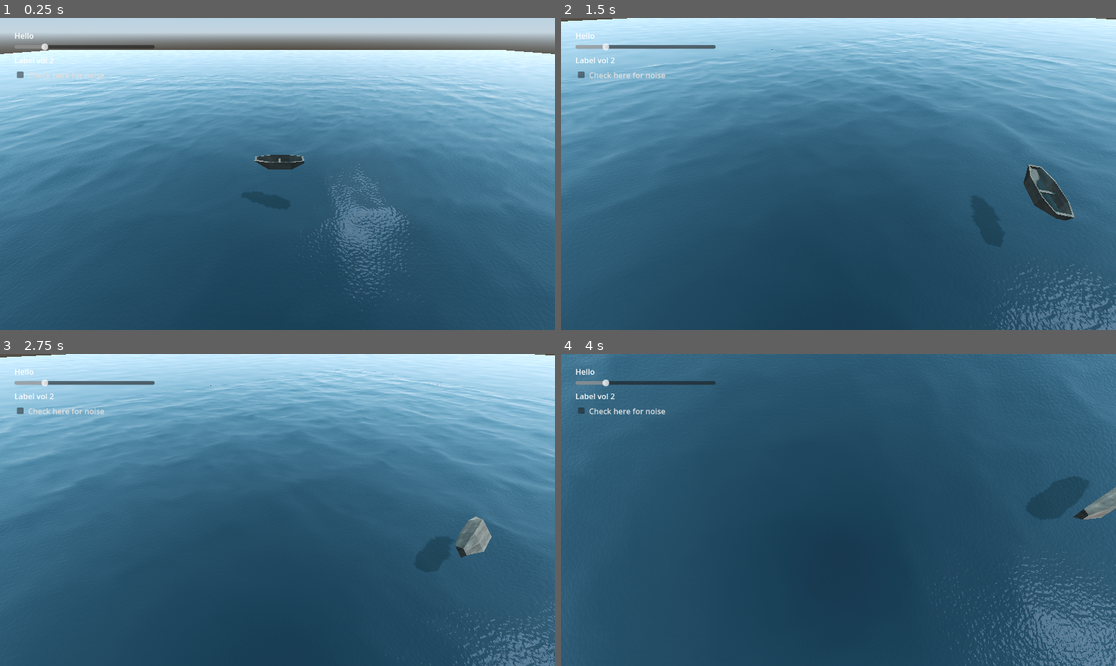
Above: before the commit, frames 1-4 (two rows, left to right).
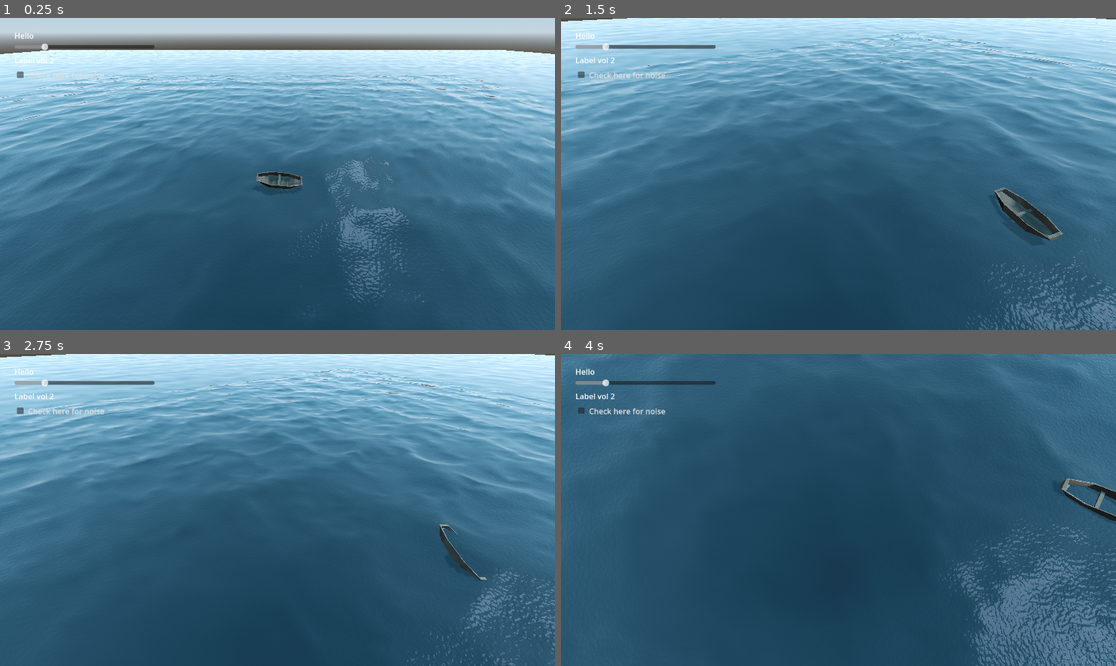
Above: after the commit, the same moments.

Repository: D0V4HKIIN/cs-341-computer-graphics-project
Game: Godot game, scene res://Main.tscn
The game is run twice, just before and just after one commit, with the same random seed, the same clock (stepped at 60 frames per second) and the same inputs.
Inputs (mouse positions are in pixels of both pictures, inside the frame that each line leads up to):
- Up to frame 1 (0.25 s): no input
- Up to frame 2 (1.5 s): move the mouse to (960, 158) at 0.52 s; press the mouse at (960, 158) at 0.53 s; hold Right (boat_right) 0.53-1.28 s; move the mouse to (727, 189) at 1.27 s; release the mouse at (727, 189) at 1.28 s; hold Down (boat_back) from 1.28 s (still down); click (727, 189) at 1.35 s
- Up to frame 3 (2.75 s): move the mouse to (333, 441) at 2.02 s; release Down (boat_back) at 2.03 s; press the mouse at (333, 441) at 2.03 s; hold Right (boat_right) from 2.03 s (still down)
- Up to frame 4 (4 s): move the mouse to (810, 572) at 2.77 s; release Right (boat_right) at 2.78 s; release the mouse at (810, 572) at 2.78 s; hold Up (boat_forward) 2.78-3.53 s; click (810, 572) at 2.85 s; move the mouse to (1005, 556) at 3.52 s; press the mouse at (1005, 556) at 3.53 s; hold Left (boat_left) from 3.53 s (still down)

The runs differ from the first frame. In frame 1, 2.1% of the frame differs, in the area x 0-100%, y 10-97%; in frame 2, 5.9%; in frame 3, 8.8%, in the area x 0-100%, y 0-100%; in frame 4, 5.1%.

Commit message:
physics are realistic for the noise water

Diff:
--- a/seas-341_captain_hooks_black_pearl/Boat.gd
+++ b/seas-341_captain_hooks_black_pearl/Boat.gd
@@ -1,7 +1,7 @@
 extends RigidBody3D
 
-@export var float_force := 0.35
-@export var water_drag := 0.1
+@export var float_force := 35
+@export var water_drag := 0.3
 @export var water_angular_drag := 0.05
 
 @export var SPEED = 0.1
@@ -10,11 +10,17 @@
 @onready var gravity: float = ProjectSettings.get_setting("physics/3d/default_gravity")
 
 @onready var floaters = $floaters.get_children()
+
+@export var water_noise : NoiseTexture2D;
+var noise : Image
 var height_scale = 2;
 
 # Called when the node enters the scene tree for the first time.
 func _ready():
-	pass # Replace with function body.
+	await water_noise.changed
+	noise = water_noise.get_image();
+	print(water_noise);
+
 
 var time = 0.0
 # Called every frame. 'delta' is the elapsed time since the previous frame.
@@ -28,15 +34,32 @@
 	var scale_param = tree.get_first_node_in_group("Water").get_active_material(0).get("shader_parameter/height_scale");
 
 	if scale_param != null:
-		height_scale = scale_param
+		height_scale = scale_param;
+
+func wave(position):
+	position += Vector2.ONE * (noise.get_pixel(position.x / 10.0, position.y / 10.0).r * 2.0 - 1.0);
+	var wv = Vector2.ONE - Vector2(abs(sin(position.x)), abs(sin(position.y)));
+	return pow(1.0 - pow(wv.x * wv.y, 0.65), 4.0);
+
+
+func noise_height(position, time):
+	var d = wave((position + Vector2.ONE * time) * 0.4) * 0.3;
+	d += wave((position - Vector2.ONE * time) * 0.3) * 0.3;
+	d += wave((position + Vector2.ONE * time) * 0.5) * 0.2;
+	d += wave((position - Vector2.ONE * time) * 0.6) * 0.2;
+	return d * height_scale;
+
 
 func get_water_height(pos):
-	return (cos(pos.x / 4) + cos(pos.y / 4)) * height_scale;
+	return noise_height(pos, time);
 
 var boat_position_in_water = Vector2(0.0, 0.0);
 
 func _physics_process(delta):
-		# Get the input direction and handle the movement/deceleration.
+	if(noise == null):
+		print(noise)
+		return
+	# Get the input direction and handle the movement/deceleration.
 	var input_dir = Input.get_vector("boat_forward", "boat_back", "boat_left", "boat_right").normalized()
 
 	# rotate and set speed accordingly
@@ -50,6 +73,6 @@
 
 	# buoyancy approximation
 	for floater in floaters:
-		var depth = get_water_height(floater.global_position + Vector3(boat_position_in_water.x, 0, boat_position_in_water.y)) - floater.global_position.y
+		var depth = get_water_height(Vector2(floater.global_position.x, floater.global_position.z) + boat_position_in_water) - floater.global_position.y
 		if depth > 0:
-			apply_force(Vector3.UP * float_force * gravity * depth * (1 - water_drag), floater.global_position - global_position)
+			apply_force(Vector3.UP * float_force * gravity * sqrt(depth) * (1 - water_drag), floater.global_position - global_position)
--- a/seas-341_captain_hooks_black_pearl/Boat.tscn
+++ b/seas-341_captain_hooks_black_pearl/Boat.tscn
@@ -1,13 +1,16 @@
-[gd_scene load_steps=4 format=3 uid="uid://dauvp4g2i071q"]
+[gd_scene load_steps=5 format=3 uid="uid://dauvp4g2i071q"]
 
 [ext_resource type="Script" path="res://Boat.gd" id="1_gtp0f"]
+[ext_resource type="Texture2D" uid="uid://dxnyny0nas3wa" path="res://water_noise.tres" id="2_1r42p"]
 [ext_resource type="ArrayMesh" uid="uid://bomnupby41ikr" path="res://boat.obj" id="2_bscb6"]
 
 [sub_resource type="BoxShape3D" id="BoxShape3D_ahewb"]
 size = Vector3(3, 1, 1.5)
 
 [node name="boat" type="RigidBody3D"]
+mass = 100.0
 script = ExtResource("1_gtp0f")
+water_noise = ExtResource("2_1r42p")
 
 [node name="CollisionShape3D" type="CollisionShape3D" parent="."]
 shape = SubResource("BoxShape3D_ahewb")
@@ -15,28 +18,28 @@
 [node name="floaters" type="Node3D" parent="."]
 
 [node name="floater" type="Marker3D" parent="floaters"]
-transform = Transform3D(1, 0, 0, 0, 1, 0, 0, 0, 1, 1.6, -0.5, 0.85)
+transform = Transform3D(1, 0, 0, 0, 1, 0, 0, 0, 1, 1.6, -0.5, 2)
 
 [node name="floater2" type="Marker3D" parent="floaters"]
-transform = Transform3D(1, 0, 0, 0, 1, 0, 0, 0, 1, 1.6, -0.5, -0.85)
+transform = Transform3D(1, 0, 0, 0, 1, 0, 0, 0, 1, 1.6, -0.5, -2)
 
 [node name="floater3" type="Marker3D" parent="floaters"]
-transform = Transform3D(1, 0, 0, 0, 1, 0, 0, 0, 1, -1.6, -0.5, -0.85)
+transform = Transform3D(1, 0, 0, 0, 1, 0, 0, 0, 1, -1.6, -0.5, -2)
 
 [node name="floater4" type="Marker3D" parent="floaters"]
-transform = Transform3D(1, 0, 0, 0, 1, 0, 0, 0, 1, -1.6, -0.5, 0.85)
+transform = Transform3D(1, 0, 0, 0, 1, 0, 0, 0, 1, -1.6, -0.5, 2)
 
 [node name="floater5" type="Marker3D" parent="floaters"]
-transform = Transform3D(1, 0, 0, 0, 1, 0, 0, 0, 1, 0, -0.5, 0.85)
+transform = Transform3D(1, 0, 0, 0, 1, 0, 0, 0, 1, 0, -0.5, 2)
 
 [node name="floater6" type="Marker3D" parent="floaters"]
-transform = Transform3D(1, 0, 0, 0, 1, 0, 0, 0, 1, 0, -0.5, -0.85)
+transform = Transform3D(1, 0, 0, 0, 1, 0, 0, 0, 1, 0, -0.5, -2)
 
 [node name="floater7" type="Marker3D" parent="floaters"]
-transform = Transform3D(1, 0, 0, 0, 1, 0, 0, 0, 1, 3, 0, 0)
+transform = Transform3D(1, 0, 0, 0, 1, 0, 0, 0, 1, 3, -0.5, 0)
 
 [node name="floater8" type="Marker3D" parent="floaters"]
-transform = Transform3D(1, 0, 0, 0, 1, 0, 0, 0, 1, -3, 0, 0)
+transform = Transform3D(1, 0, 0, 0, 1, 0, 0, 0, 1, -3, -0.5, -1)
 
 [node name="Camera3D" type="Camera3D" parent="."]
 transform = Transform3D(-4.37114e-08, -0.173648, 0.984808, 0, 0.984808, 0.173648, -1, 7.5904e-09, -4.30473e-08, 3.82971, 1.65738, 0)
--- a/seas-341_captain_hooks_black_pearl/Main.tscn
+++ b/seas-341_captain_hooks_black_pearl/Main.tscn
@@ -33,7 +33,7 @@
 script = ExtResource("1_far80")
 
 [node name="Boat" parent="." instance=ExtResource("3_jaqp4")]
-transform = Transform3D(1, 0, 0, 0, 1, 0, 0, 0, 1, 0.230931, 4.33139, 0.0293784)
+transform = Transform3D(1, 0, 0, 0, 1, 0, 0, 0, 1, 0.230931, 1.33139, 0.0293784)
 
 [node name="Ocean" parent="." instance=ExtResource("4_f5de0")]
 transform = Transform3D(6, 0, 0, 0, 1, 0, 0, 0, 6, 0, 0, 0)
--- a/seas-341_captain_hooks_black_pearl/Ocean.tscn
+++ b/seas-341_captain_hooks_black_pearl/Ocean.tscn
@@ -1,11 +1,6 @@
-[gd_scene load_steps=3 format=3 uid="uid://dsy0g7e3hkkfg"]
+[gd_scene load_steps=2 format=3 uid="uid://dsy0g7e3hkkfg"]
 
 [ext_resource type="Script" path="res://Ocean.gd" id="1_m64pf"]
 
-[sub_resource type="WorldBoundaryShape3D" id="WorldBoundaryShape3D_rg7rt"]
-
-[node name="Ocean" type="StaticBody3D"]
+[node name="Ocean" type="Node3D"]
 script = ExtResource("1_m64pf")
-
-[node name="CollisionShape3D" type="CollisionShape3D" parent="."]
-shape = SubResource("WorldBoundaryShape3D_rg7rt")
--- a/seas-341_captain_hooks_black_pearl/settings2.gd
+++ b/seas-341_captain_hooks_black_pearl/settings2.gd
@@ -2,7 +2,7 @@
 
 # Called when the node enters the scene tree for the first time.
 func _ready():
-	pass # Replace with function body.
+	pass # Replace wo0pith function body.
 
 
 # Called every frame. 'delta' is the elapsed time since the previous frame.
@@ -11,7 +11,7 @@
 
 func _on_h_slider_value_changed(value):
 	for water in get_tree().get_nodes_in_group("Water"):
-		water.get_active_material(0).set("shader_param/height_scale", value);
+		water.get_active_material(0).set("shader_parameter/height_scale", value);
 
 
 func _on_check_box_toggled(button_pressed):
--- /dev/null
+++ b/seas-341_captain_hooks_black_pearl/water_noise.tres
@@ -0,0 +1,8 @@
+[gd_resource type="NoiseTexture2D" load_steps=2 format=3 uid="uid://dxnyny0nas3wa"]
+
+[sub_resource type="FastNoiseLite" id="FastNoiseLite_o2bg8"]
+frequency = 0.003
+
+[resource]
+seamless = true
+noise = SubResource("FastNoiseLite_o2bg8")
--- a/seas-341_captain_hooks_black_pearl/water_noise_based.gdshader
+++ b/seas-341_captain_hooks_black_pearl/water_noise_based.gdshader
@@ -15,9 +15,9 @@
 varying vec2 vertex_pos;
 
 float wave(vec2 position){
-	  position += texture(noise, position / 10.0).x * 2.0 - 1.0;
-	  vec2 wv = 1.0 - abs(sin(position));
-	  return pow(1.0 - pow(wv.x * wv.y, 0.65), 4.0);
+	position += texture(noise, position / 10.0).x * 2.0 - 1.0;
+	vec2 wv = 1.0 - abs(sin(position));
+	return pow(1.0 - pow(wv.x * wv.y, 0.65), 4.0);
 }
 
 float height(vec2 position, float time) {
@@ -25,7 +25,7 @@
 	d += wave((position - time) * 0.3) * 0.3;
 	d += wave((position + time) * 0.5) * 0.2;
 	d += wave((position - time) * 0.6) * 0.2;
-	return d;
+	return d * height_scale;
 }
 
 void vertex() {
@@ -37,7 +37,7 @@
 	vertex_distance_clamped = vertex_distance / 85.0;
 
 	float h = height(tex_position, cpu_time);
-	VERTEX.y += h * height_scale * (1.0 - vertex_distance_clamped);
+	VERTEX.y += h * (1.0 - vertex_distance_clamped);
 
 	NORMAL = normalize(vec3(h - height(tex_position + vec2(0.1, 0.0), cpu_time), 0.1, h - height(tex_position + vec2(0.0, 0.1), cpu_time)));
 }
--- a/seas-341_captain_hooks_black_pearl/water_noise_based_material.tres
+++ b/seas-341_captain_hooks_black_pearl/water_noise_based_material.tres
@@ -1,13 +1,7 @@
-[gd_resource type="ShaderMaterial" load_steps=6 format=3 uid="uid://b1gtctiurxrj8"]
+[gd_resource type="ShaderMaterial" load_steps=5 format=3 uid="uid://b1gtctiurxrj8"]
 
 [ext_resource type="Shader" path="res://water_noise_based.gdshader" id="1_whmqm"]
-
-[sub_resource type="FastNoiseLite" id="FastNoiseLite_o2bg8"]
-frequency = 0.003
-
-[sub_resource type="NoiseTexture2D" id="NoiseTexture2D_s2oyw"]
-seamless = true
-noise = SubResource("FastNoiseLite_o2bg8")
+[ext_resource type="Texture2D" uid="uid://dxnyny0nas3wa" path="res://water_noise.tres" id="2_1yapn"]
 
 [sub_resource type="FastNoiseLite" id="FastNoiseLite_mhybr"]
 
@@ -23,5 +17,5 @@
 shader_parameter/height_scale = 2.0
 shader_parameter/water_displacement = null
 shader_parameter/cpu_time = null
-shader_parameter/noise = SubResource("NoiseTexture2D_s2oyw")
+shader_parameter/noise = ExtResource("2_1yapn")
 shader_parameter/normalmap = SubResource("NoiseTexture2D_dktfb")
